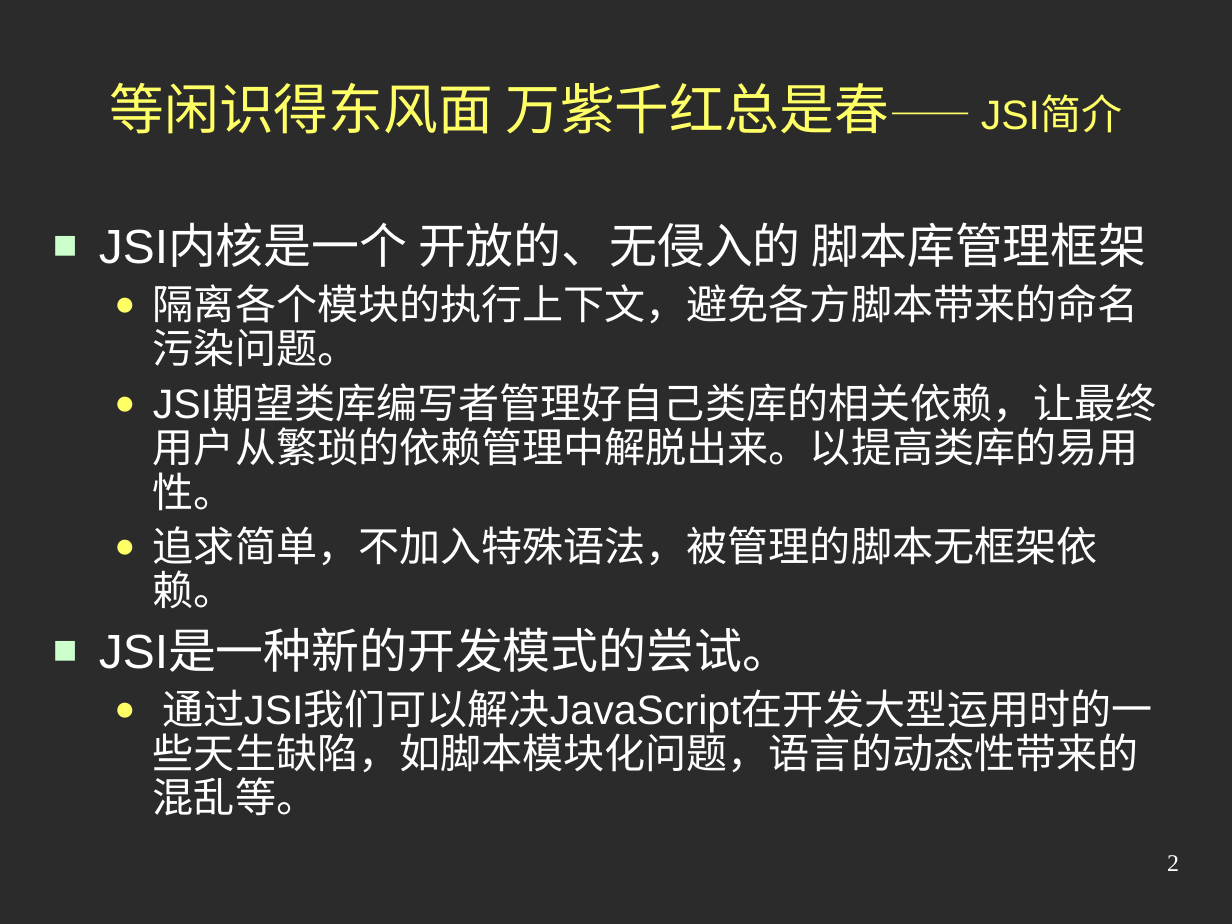
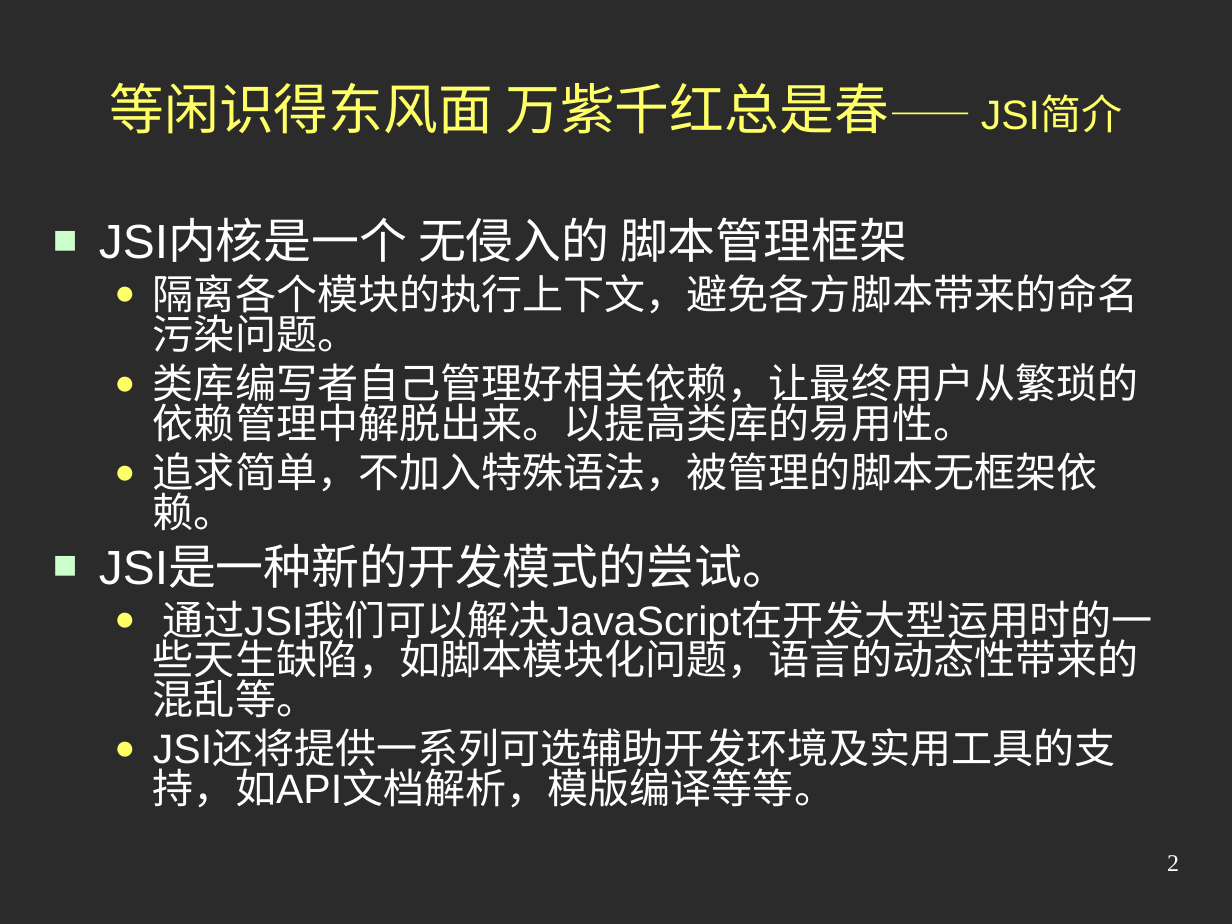
Before and after one commit to jindw/jsi, a slide deck: slide 2 of trunk/JSI2/web/doc/Preview2.ppt. Drawn at 1232x924 pixels with LibreOffice and Linux fonts; fonts in the diff are those of the drawing; background and template pictures are left out; a plain dark background stands for a picture behind light text. Boxes give left, top, right and bottom in pixels: in the first picture for what was removed or moved away, otherwise in the second. Text is boxed around its words. In the diff, an @@ line names an element or a change of style, - is before the commit and + after.

```diff
--- a/trunk/JSI2/web/doc/Preview2.ppt
+++ b/trunk/JSI2/web/doc/Preview2.ppt
@@ text at (x1=99, y1=217, x2=907, y2=262): text changed @@
-■ JSI内核是一个 开放的、无侵入的 脚本库管理框架
+■ JSI内核是一个 无侵入的 脚本管理框架
@@ text at (x1=99, y1=274, x2=1152, y2=718): line spacing 0.9 to 0.8 @@
@@ text at (x1=153, y1=363, x2=1139, y2=442): text changed @@
-  ● JSI期望类库编写者管理好自己类库的相关依赖，让最终用户从繁琐的依赖管理中解脱出来。以提高类库的易用性。
+  ● 类库编写者自己管理好相关依赖，让最终用户从繁琐的依赖管理中解脱出来。以提高类库的易用性。
@@ text at (x1=153, y1=761, x2=835, y2=807): paragraph added @@
+  ● JSI还将提供一系列可选辅助开发环境及实用工具的支持，如API文档解析，模版编译等等。
```
Also in this commit, not shown: 4 other slides changed.
